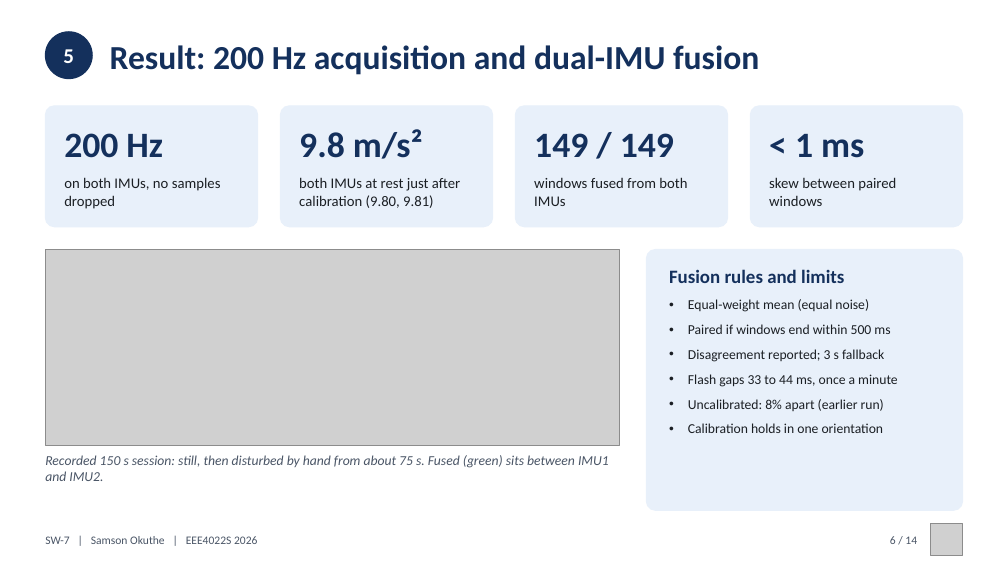
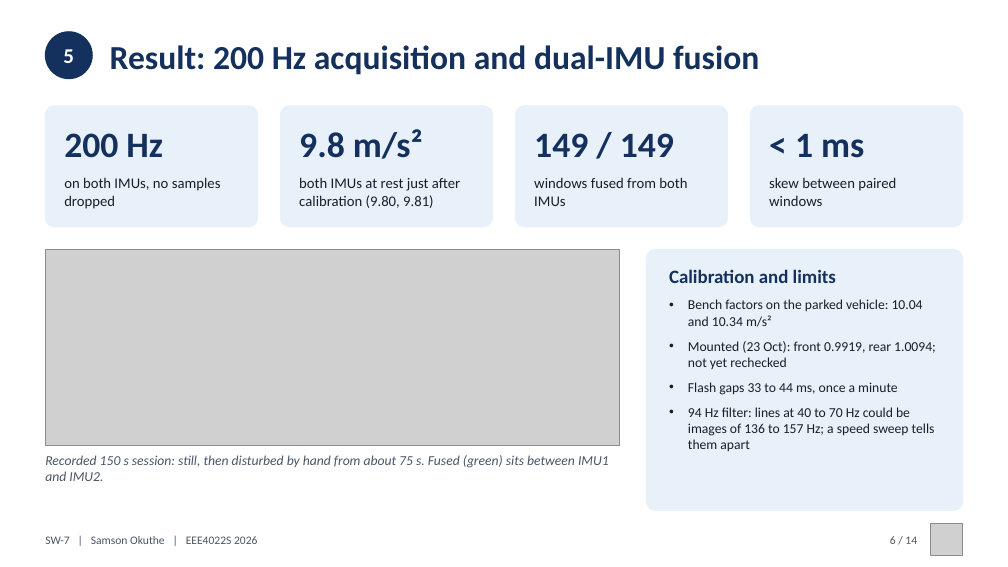
Before and after one commit to 0geder/Tukzie-HPEC-HUD, a slide deck: slide 6 of Presentation/SW7_Final_Presentation.pptx. Drawn at 1008x567 pixels with LibreOffice and Linux fonts; fonts in the diff are those of the drawing; grey boxes stand for pictures. Boxes give left, top, right and bottom in pixels: in the first picture for what was removed or moved away, otherwise in the second. Text is boxed around its words. In the diff, an @@ line names an element or a change of style, - is before the commit and + after.

Commit message:
Presentation: deck and poster updated with the 23 Oct stand runs, mounted calibration, phone GNSS, legibility measurement and the Monday road plan

```diff
--- a/Presentation/SW7_Final_Presentation.pptx
+++ b/Presentation/SW7_Final_Presentation.pptx
@@ text at [669,269,836,283]: text changed @@
-Fusion rules and limits
+Calibration and limits
@@ text at [688,299,936,369]: text changed @@
-• Equal-weight mean (equal noise)
-• Paired if windows end within 500 ms
-• Disagreement reported; 3 s fallback
+• Bench factors on the parked vehicle: 10.04 and 10.34 m/s²
+• Mounted (23 Oct): front 0.9919, rear 1.0094; not yet rechecked
@@ text at [688,407,935,451]: text changed @@
-• Uncalibrated: 8% apart (earlier run)
-• Calibration holds in one orientation
+• 94 Hz filter: lines at 40 to 70 Hz could be images of 136 to 157 Hz; a speed sweep tells them apart
```
Also in this commit, not shown: 7 other slides changed, 6 other files.
